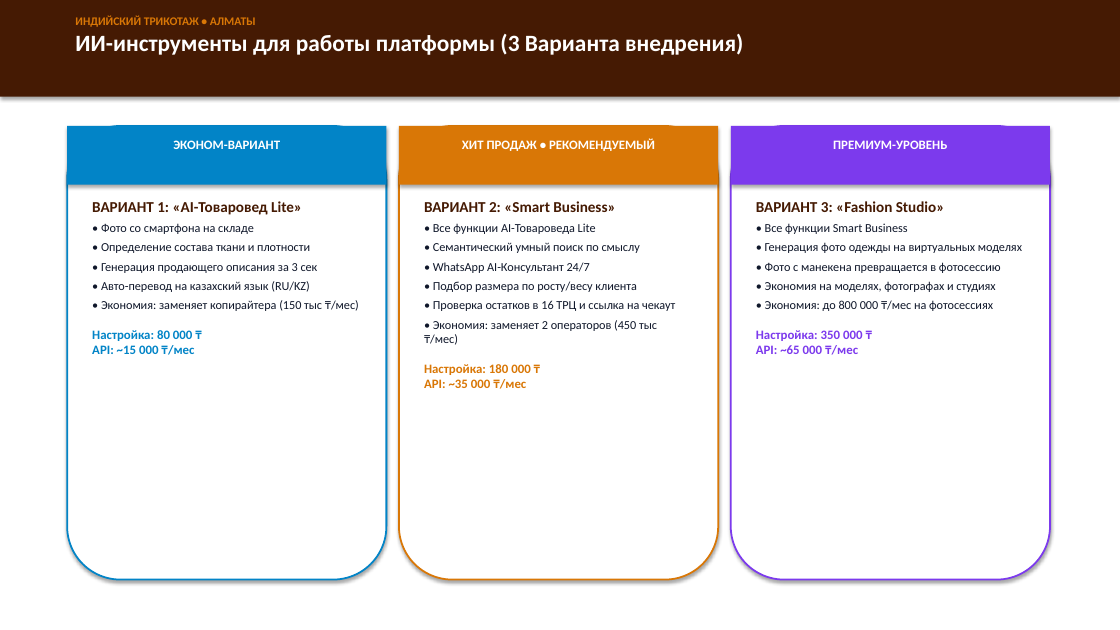
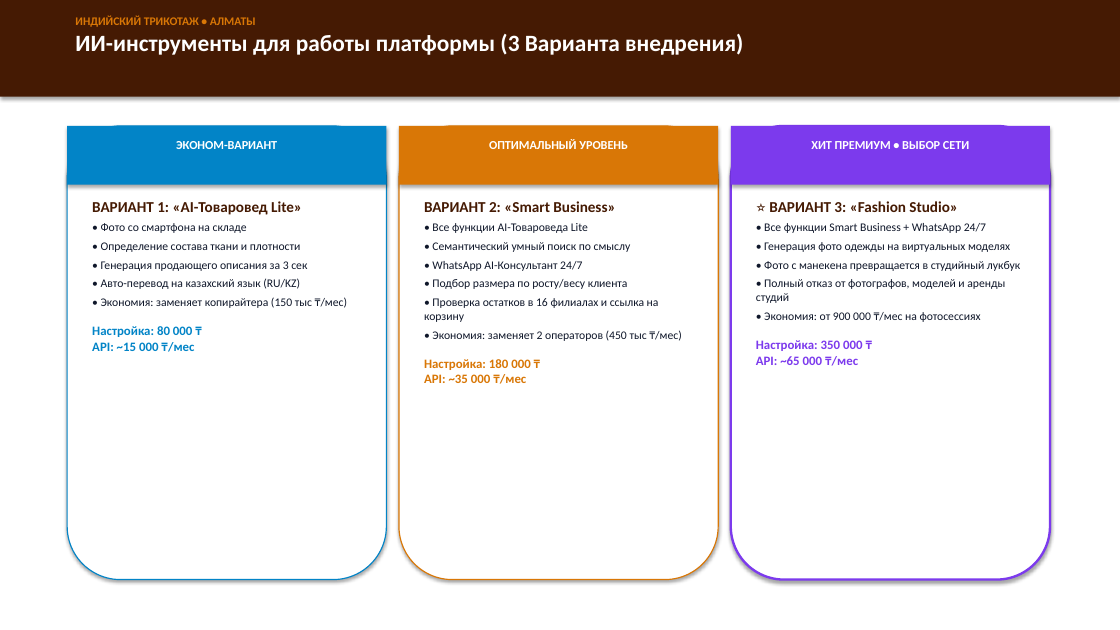
Before and after one commit to akbota17031992-lgtm/Indian_trikotazh, a slide deck: slide 4 of investor_presentation_indiatrikotaj.pptx. Drawn at 1120x630 pixels with LibreOffice and Linux fonts; fonts in the diff are those of the drawing. Boxes give left, top, right and bottom in pixels: in the first picture for what was removed or moved away, otherwise in the second. Text is boxed around its words. In the diff, an @@ line names an element or a change of style, - is before the commit and + after.

```diff
--- a/investor_presentation_indiatrikotaj.pptx
+++ b/investor_presentation_indiatrikotaj.pptx
@@ text "ЭКОНОМ-ВАРИАНТ" at box(176, 141, 277, 149): size 11 to 10.5 pt @@
@@ rounded rectangle at box(67, 126, 386, 580): outline #0284C7 1.5 pt to #0284C7 1 pt @@
@@ rounded rectangle at box(399, 126, 718, 580): outline #D97706 1.5 pt to #D97706 1 pt @@
@@ text at box(489, 139, 628, 149): text changed; size 11 to 10.5 pt @@
-ХИТ ПРОДАЖ • РЕКОМЕНДУЕМЫЙ
+ОПТИМАЛЬНЫЙ УРОВЕНЬ
@@ rounded rectangle at box(731, 126, 1050, 580): outline #7C3AED 1.5 pt to #7C3AED 2 pt @@
@@ text at box(811, 141, 969, 149): text changed; size 11 to 10.5 pt @@
-ПРЕМИУМ-УРОВЕНЬ
+ХИТ ПРЕМИУМ • ВЫБОР СЕТИ
@@ text at box(764, 201, 986, 233): text changed; size 13 to 10 pt; text colour #451A03 to #0F172A; bold off @@
-ВАРИАНТ 3: «Fashion Studio»
-• Все функции Smart Business
+⭐ ВАРИАНТ 3: «Fashion Studio»
+• Все функции Smart Business + WhatsApp 24/7
@@ text at box(101, 223, 347, 308): size 10.5 to 10 pt in "• Фото со смартфона на складе", "• Определение состава ткани и плотности", "• Генерация продающего описания за 3 сек", "• Авто-перевод на казахский язык (RU/KZ)" and 1 more places @@
@@ text at box(432, 223, 682, 341): size 10.5 to 10 pt in "• Все функции AI-Товароведа Lite", "• Семантический умный поиск по смыслу", "• WhatsApp AI-Консультант 24/7", "• Подбор размера по росту/весу клиента" and 1 more places @@
@@ text at box(756, 261, 1020, 322): text changed; size 10.5 to 10 pt @@
-• Фото с манекена превращается в фотосессию
-• Экономия на моделях, фотографах и студиях
-• Экономия: до 800 000 ₸/мес на фотосессиях
+• Фото с манекена превращается в студийный лукбук
+• Полный отказ от фотографов, моделей и аренды студий
+• Экономия: от 900 000 ₸/мес на фотосессиях
@@ text at box(764, 242, 1010, 252): size 10.5 to 10 pt in "• Генерация фото одежды на виртуальных моделях" @@
@@ text at box(424, 298, 659, 322): text changed; size 10.5 to 10 pt @@
-• Проверка остатков в 16 ТРЦ и ссылка на чекаут
+• Проверка остатков в 16 филиалах и ссылка на корзину
```
Also in this commit, not shown: 8 other slides changed, 5 other files.
